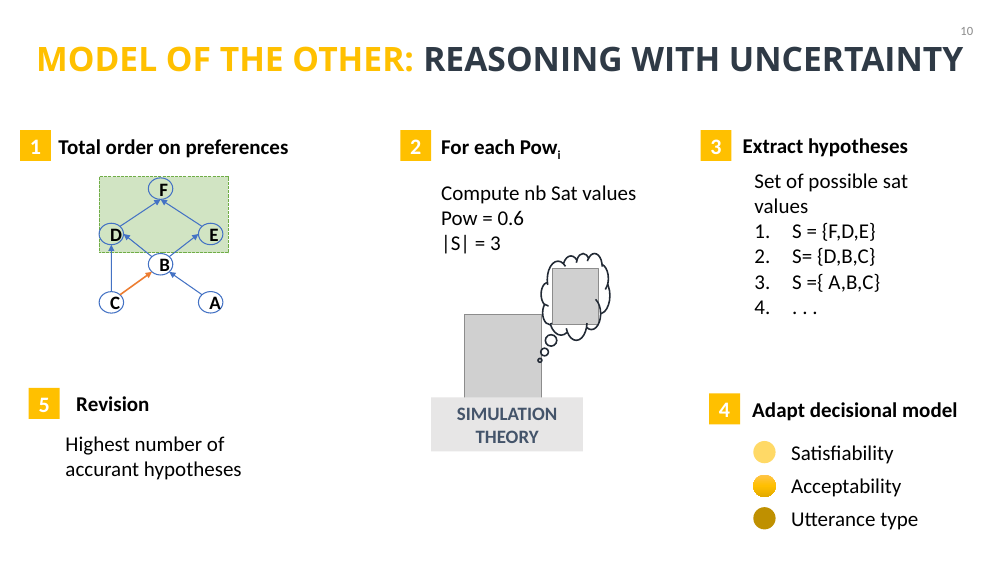
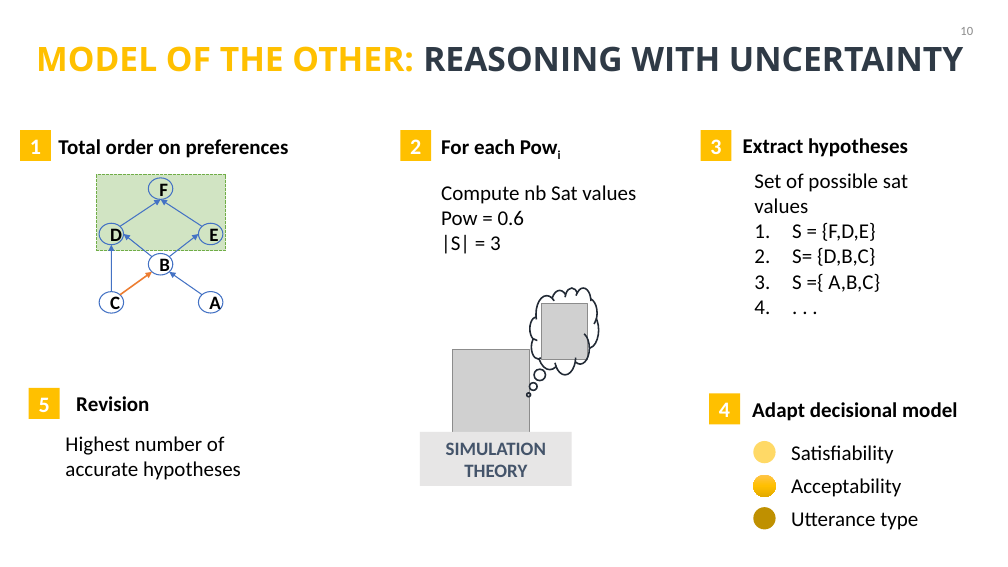
Before and after one commit to Olydia/Discolog, a slide deck: slide 14 of papers/Presentations/intellisys/intellysis.pptx. Drawn at 1008x567 pixels with LibreOffice and Linux fonts; fonts in the diff are those of the drawing; grey boxes stand for pictures. Boxes give left, top, right and bottom in pixels: in the first picture for what was removed or moved away, otherwise in the second. Text is boxed around its words. In the diff, an @@ line names an element or a change of style, - is before the commit and + after.

```diff
--- a/papers/Presentations/intellisys/intellysis.pptx
+++ b/papers/Presentations/intellisys/intellysis.pptx
@@ 2 pictures, 1 rectangle, 1 thought cloud: place and size @@
-2 pictures, 1 rectangle, 1 thought cloud at box(431, 253, 610, 451)
+2 pictures, 1 rectangle, 1 thought cloud at box(420, 288, 599, 486)
@@ text at box(65, 436, 241, 480): text changed @@
-Highest number of accurant hypotheses
+Highest number of accurate hypotheses
```
Also in this commit, not shown: 9 other slides changed, 4 slides added, 2 other files.
